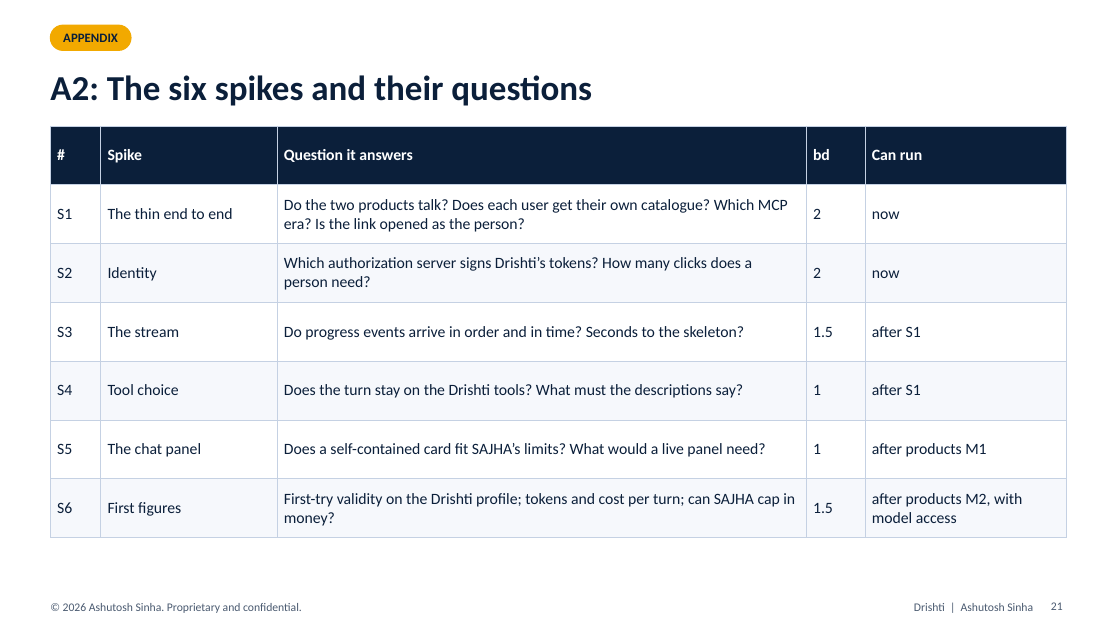
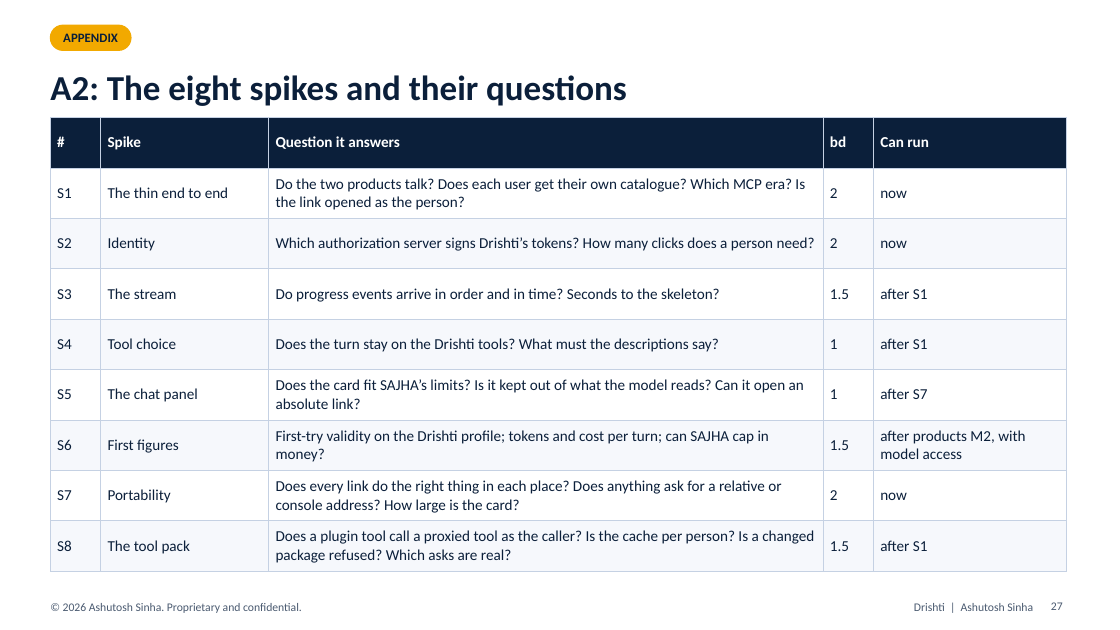
Before and after one commit to ajsinha/drishti, a slide deck: slide 27 of docs/plans/I9_GENUI_SAJHA.pptx (slide 21 before the commit). Drawn at 1120x630 pixels with LibreOffice and Linux fonts; fonts in the diff are those of the drawing. Boxes give left, top, right and bottom in pixels: in the first picture for what was removed or moved away, otherwise in the second. Text is boxed around its words. In the diff, an @@ line names an element or a change of style, - is before the commit and + after.

Commit message:
i9 GenUI deck rebuilt from the amended outline: tool pack, portable views, GD1-GD22 with status (40 slides)

```diff
--- a/docs/plans/I9_GENUI_SAJHA.pptx
+++ b/docs/plans/I9_GENUI_SAJHA.pptx
@@ title at (50,75,627,106): text changed @@
-A2: The six spikes and their questions
+A2: The eight spikes and their questions
@@ table at (50,118,1067,567) @@
-row 6, column 3: Does a self-contained card fit SAJHA’s limits? What would a live panel need?
+row 6, column 3: Does the card fit SAJHA’s limits? Is it kept out of what the model reads? Can it open an absolute link?
-row 6, column 5: after products M1
+row 6, column 5: after S7
+row 8: S7 | Portability | Does every link do the right thing in each place? Does anything ask for a relative or console address? How large is the card? | 2 | now
+row 9: S8 | The tool pack | Does a plugin tool call a proxied tool as the caller? Is the cache per person? Is a changed package refused? Which asks are real? | 1.5 | after S1
@@ table: place and size @@
-table at (50,126,1067,530)
+table at (50,118,1067,567)
@@ page number at (1051,602,1063,610): text changed @@
-21
+27
```
Also in this commit, not shown: 19 other slides changed, 14 slides added.
